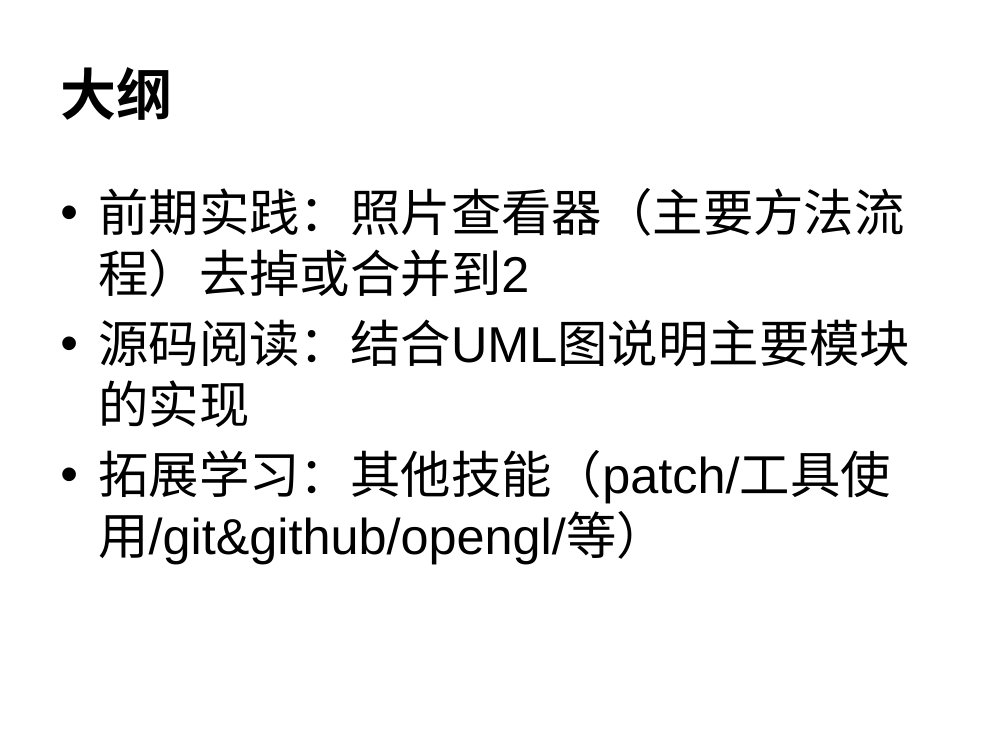
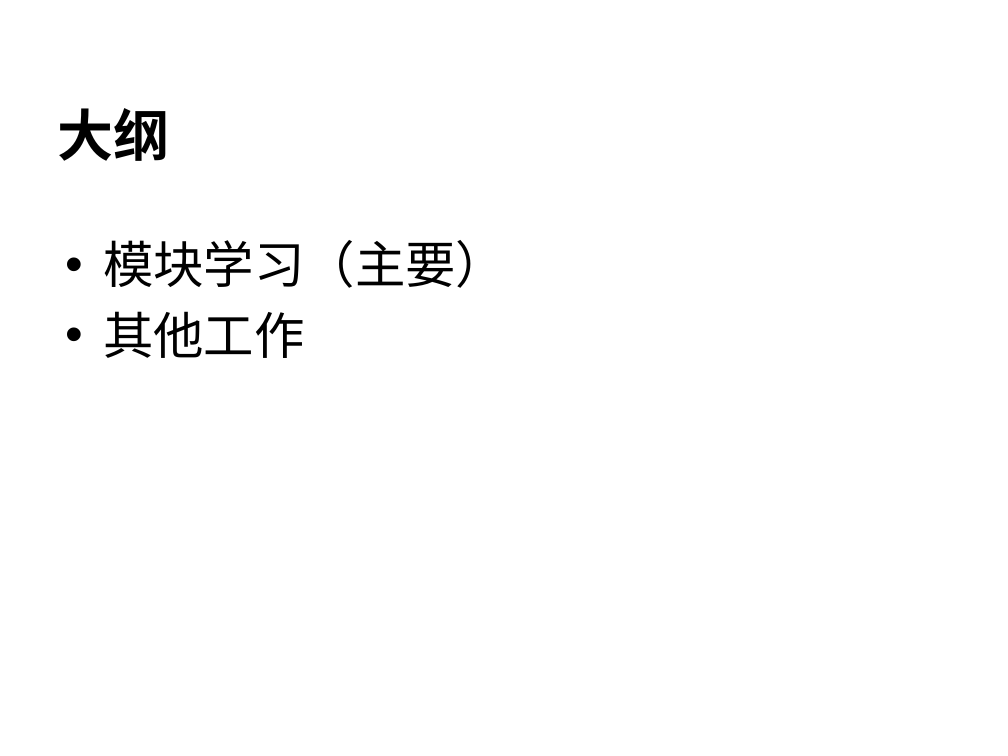
Before and after one commit to littlePunk/-, a slide deck: slide 2 of 11月25号答辩准备.pptx. Drawn at 1008x756 pixels with LibreOffice and Linux fonts; fonts in the diff are those of the drawing; background and template pictures are left out. Boxes give left, top, right and bottom in pixels: in the first picture for what was removed or moved away, otherwise in the second. Text is boxed around its words. In the diff, an @@ line names an element or a change of style, - is before the commit and + after.

```diff
--- a/11月25号答辩准备.pptx
+++ b/11月25号答辩准备.pptx
@@ title "大纲": place and size @@
-title "大纲" at [60, 67, 172, 120]
+title "大纲" at [57, 108, 169, 161]
@@ text at [103, 240, 506, 358]: text changed @@
-• 前期实践：照片查看器（主要方法流程）去掉或合并到2
-• 源码阅读：结合UML图说明主要模块的实现
-• 拓展学习：其他技能（patch/工具使用/git&github/opengl/等）
+• 模块学习（主要）
+• 其他工作
```
Also in this commit, not shown: 7 other slides changed, 6 slides added, 2 slides removed, 2 other files.
